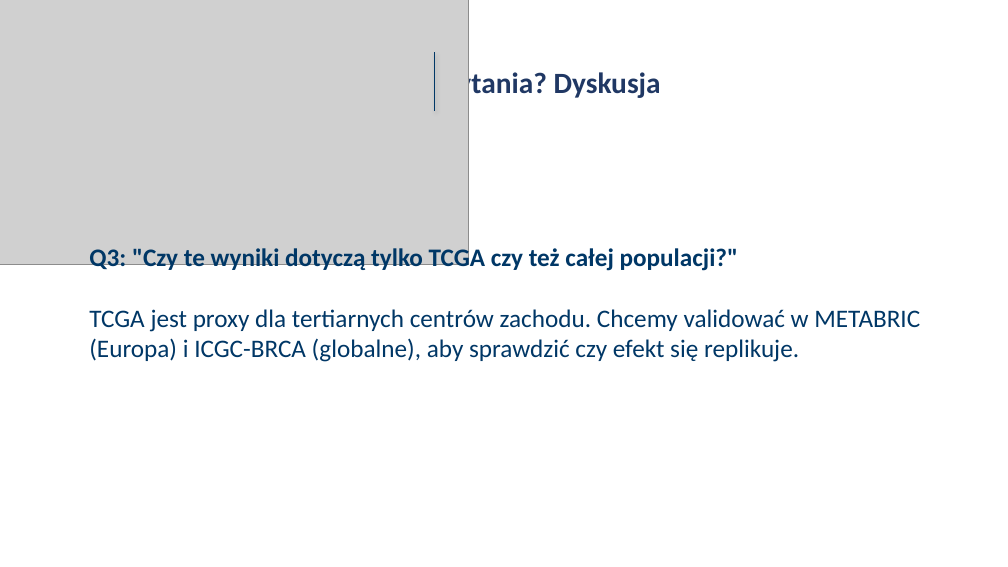
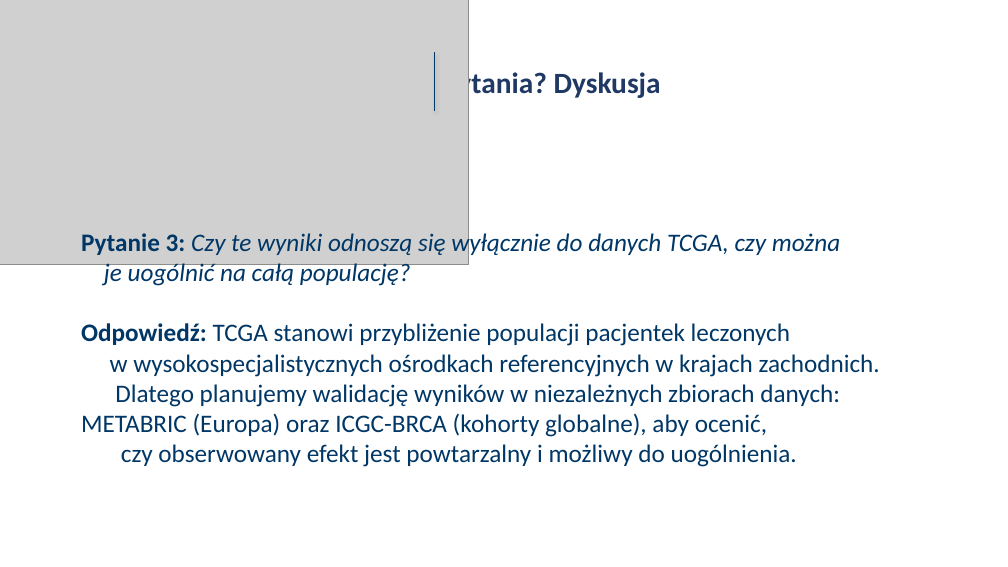
Before and after one commit to iZabela0001/Projekt_badawczy, a slide deck: slide 13 of pisanie_artykulu+prezentacja/Prezentacja.pptx. Drawn at 1008x567 pixels with LibreOffice and Linux fonts; fonts in the diff are those of the drawing; grey boxes stand for pictures. Boxes give left, top, right and bottom in pixels: in the first picture for what was removed or moved away, otherwise in the second. Text is boxed around its words. In the diff, an @@ line names an element or a change of style, - is before the commit and + after.

```diff
--- a/pisanie_artykulu+prezentacja/Prezentacja.pptx
+++ b/pisanie_artykulu+prezentacja/Prezentacja.pptx
@@ text at <box>81,230,880,467</box>: text changed @@
-Q3: "Czy te wyniki dotyczą tylko TCGA czy też całej populacji?"
-TCGA jest proxy dla tertiarnych centrów zachodu. Chcemy validować w METABRIC (Europa) i ICGC-BRCA (globalne), aby sprawdzić czy efekt się replikuje.
+Pytanie 3: Czy te wyniki odnoszą się wyłącznie do danych TCGA, czy można je uogólnić na całą populację?
+Odpowiedź: TCGA stanowi przybliżenie populacji pacjentek leczonych w wysokospecjalistycznych ośrodkach referencyjnych w krajach zachodnich. Dlatego planujemy walidację wyników w niezależnych zbiorach danych: METABRIC (Europa) oraz ICGC-BRCA (kohorty globalne), aby ocenić, czy obserwowany efekt jest powtarzalny i możliwy do uogólnienia.
```
Also in this commit, not shown: 12 other slides changed.
